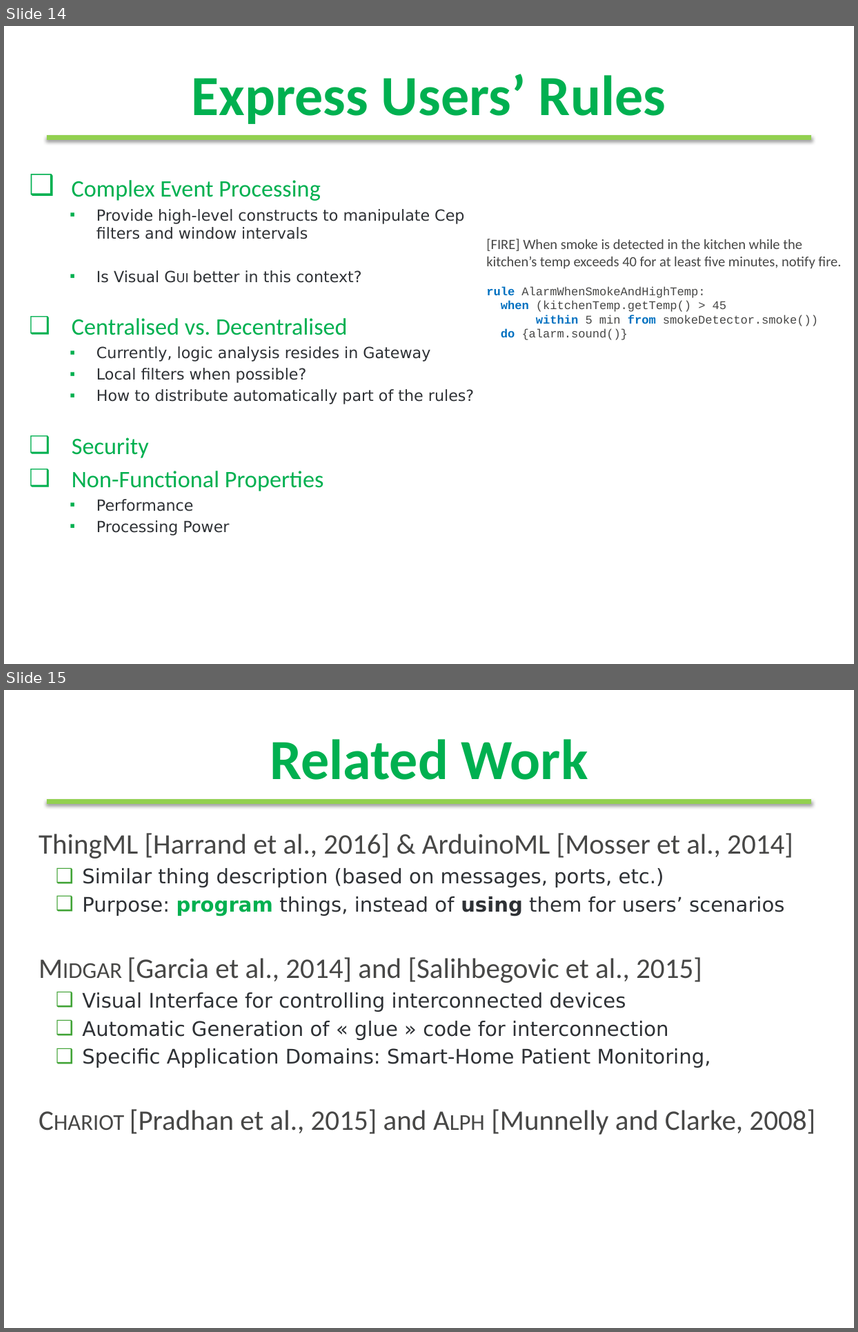
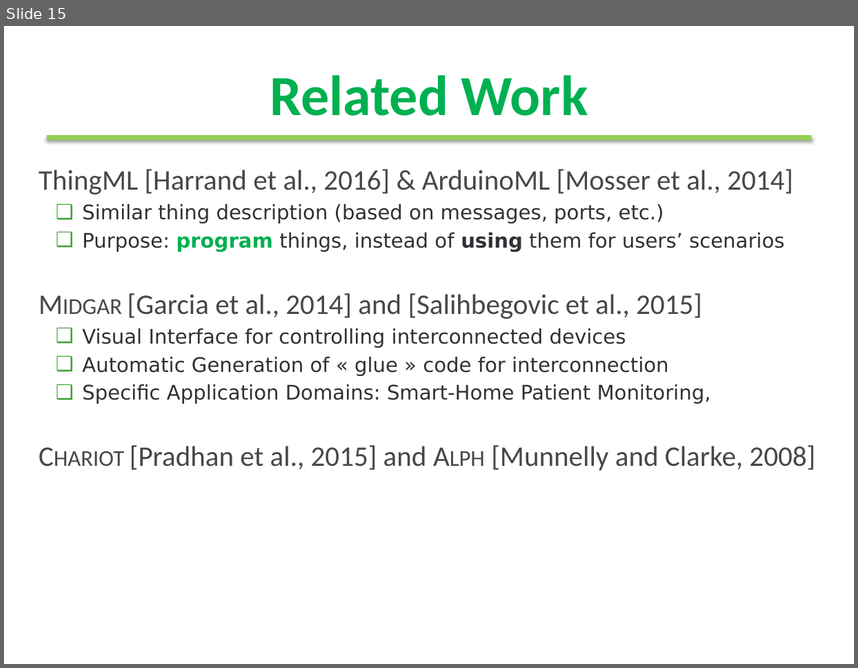
Before and after one commit to moussaamrani/IoTDSL, a slide deck: wiki/Writing/MODELSWARD2017/Presentation/ModelsWard2017.pptx. Shown one above the other, each under a label of ours: slides 14 and 15 before the commit, slide 15 after it. The pictures are 858x1332 and 858x668 pixels, drawn with LibreOffice and Linux fonts; fonts in the diff are those of the drawing; background and template pictures are left out. Boxes give left, top, right and bottom in pixels: in the first picture for what was removed or moved away, otherwise in the second. Text is boxed around its words. In the diff, an @@ line names an element or a change of style, - is before the commit and + after.

```diff
--- a/wiki/Writing/MODELSWARD2017/Presentation/ModelsWard2017.pptx
+++ b/wiki/Writing/MODELSWARD2017/Presentation/ModelsWard2017.pptx
@@ slide 14 removed at box(4, 26, 854, 664), background #FFFFFF; not listed: 1 template element that a slide beside it also shows @@
@@ title removed at box(192, 74, 666, 124) @@
-Express Users’ Rules
@@ text removed at box(72, 180, 474, 535) @@
-❑ Complex Event Processing
-    ▪ Provide high-level constructs to manipulate Cep filters and window intervals
-    ▪ Is Visual Gui better in this context?
-❑ Centralised vs. Decentralised
-    ▪ Currently, logic analysis resides in Gateway
-    ▪ Local filters when possible?
-    ▪ How to distribute automatically part of the rules?
-❑ Security
-❑ Non-Functional Properties
-    ▪ Performance
-    ▪ Processing Power
@@ text removed at box(486, 239, 841, 340) @@
-[FIRE] When smoke is detected in the kitchen while the kitchen’s temp exceeds 40 for at least five minutes, notify fire.
-rule AlarmWhenSmokeAndHighTemp:
-when (kitchenTemp.getTemp() > 45
-within 5 min from smokeDetector.smoke())
-do {alarm.sound()}
@@ page number removed at box(722, 639, 854, 664) @@
-14
```
Also in this commit, not shown: 4 slides changed, 1 slide added.
